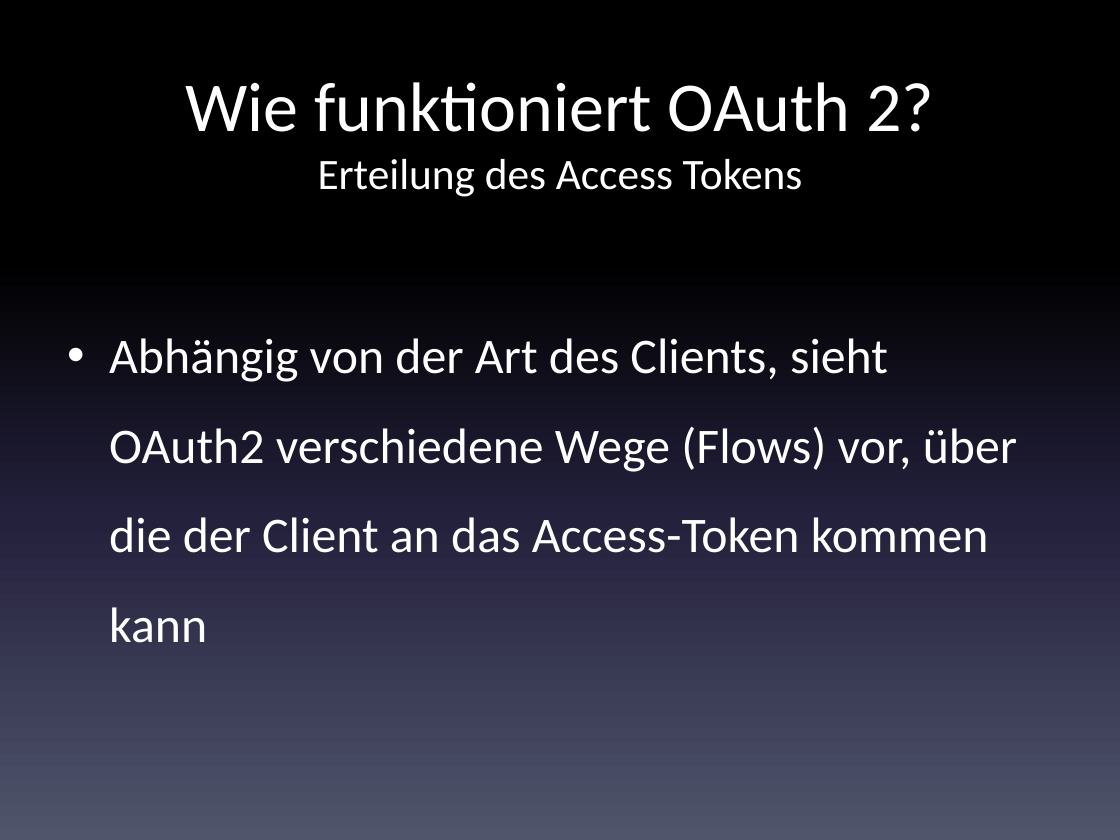
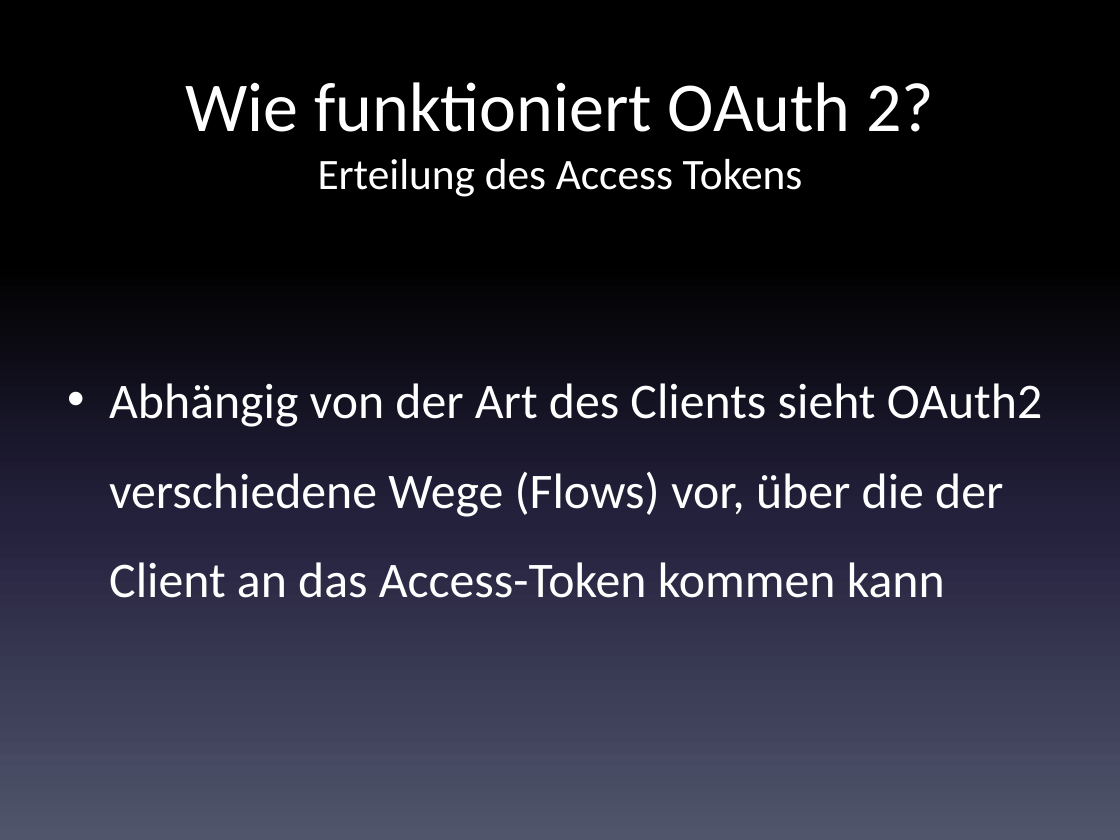
Before and after one commit to code-nirvana/oauth2_opidc_dwx2014, a slide deck: slide 48 of OAuth2_OpenIdConnect.pptx (slide 47 before the commit). Drawn at 1120x840 pixels with LibreOffice and Linux fonts; fonts in the diff are those of the drawing. Boxes give left, top, right and bottom in pixels: in the first picture for what was removed or moved away, otherwise in the second. Text is boxed around its words. In the diff, an @@ line names an element or a change of style, - is before the commit and + after.

```diff
--- a/OAuth2_OpenIdConnect.pptx
+++ b/OAuth2_OpenIdConnect.pptx
@@ text at (x1=109, y1=383, x2=1042, y2=598): text changed @@
-• Abhängig von der Art des Clients, sieht OAuth2 verschiedene Wege (Flows) vor, über die der Client an das Access-Token kommen kann
+• Abhängig von der Art des Clients sieht OAuth2 verschiedene Wege (Flows) vor, über die der Client an das Access-Token kommen kann
```
Also in this commit, not shown: 24 other slides changed, 2 slides added, 22 slides removed.
